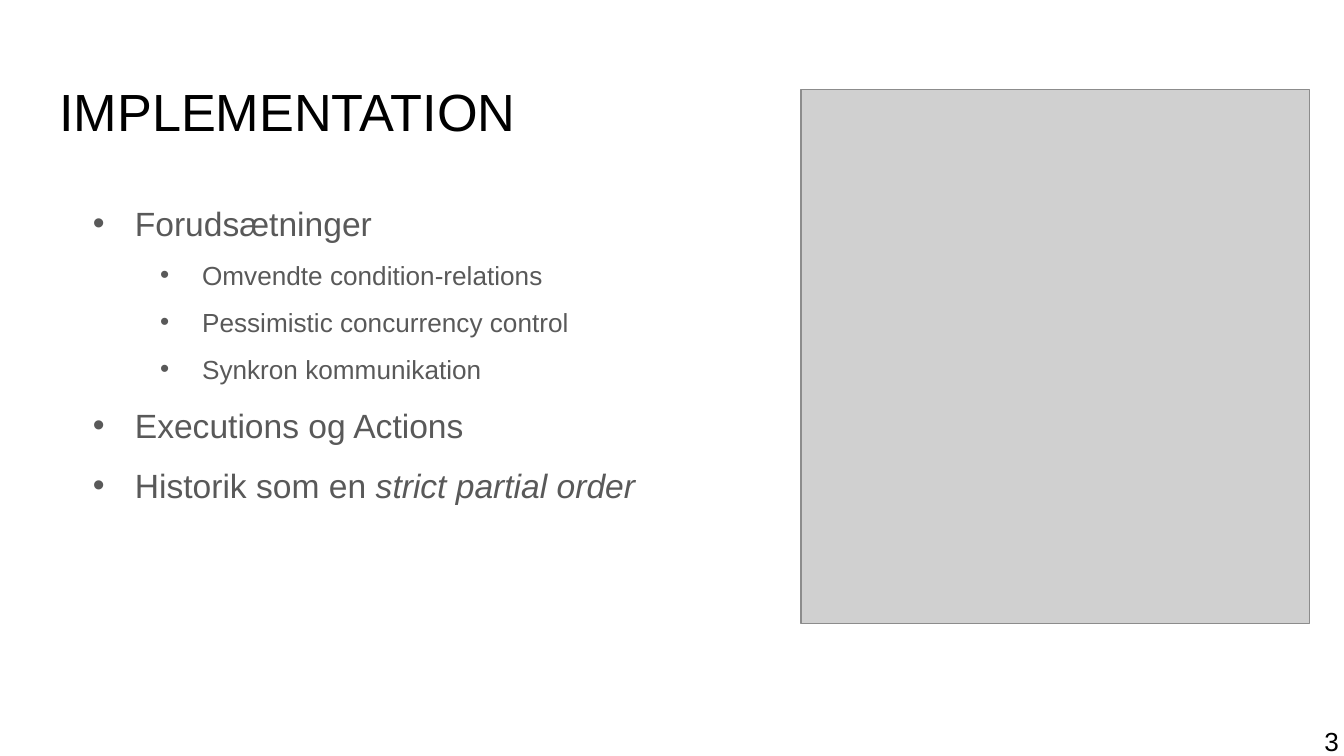
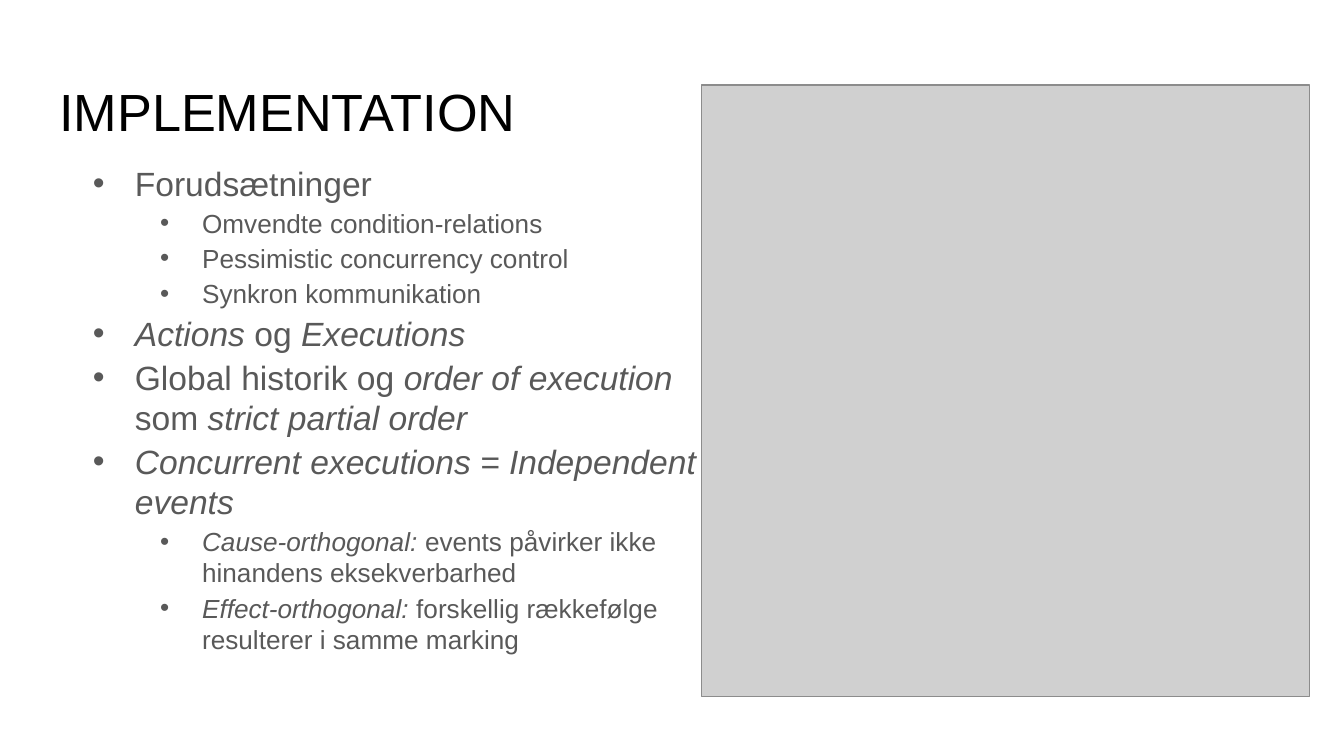
Before and after one commit to mikaellindemann/Distributed-Consensus, a slide deck: slide 4 of doc/Exam/Exam.pptx (slide 3 before the commit). Drawn at 1344x756 pixels with LibreOffice and Linux fonts; fonts in the diff are those of the drawing; grey boxes stand for pictures. Boxes give left, top, right and bottom in pixels: in the first picture for what was removed or moved away, otherwise in the second. Text is boxed around its words. In the diff, an @@ line names an element or a change of style, - is before the commit and + after.

```diff
--- a/doc/Exam/Exam.pptx
+++ b/doc/Exam/Exam.pptx
@@ picture: place and size @@
-picture at [801, 90, 1309, 624]
+picture at [702, 85, 1309, 696]
@@ text "Forudsætninger": place and size @@
-text "Forudsætninger" at [135, 211, 635, 504]
+text "Forudsætninger" at [135, 171, 696, 655]
@@ text at [135, 171, 569, 309]: line spacing 1.5 to 1; more space between paragraphs @@
@@ text at [135, 321, 696, 655]: text changed; size 18 to 14 pt; italic on @@
-• Executions og Actions
-• Historik som en strict partial order
+• Actions og Executions
+• Global historik og order of execution
+  som strict partial order
+• Concurrent executions = Independent
+  events
+  • Cause-orthogonal: events påvirker ikke
+    hinandens eksekverbarhed
+  • Effect-orthogonal: forskellig rækkefølge
+    resulterer i samme marking
@@ page number removed at [1324, 732, 1339, 752] @@
-3
```
Also in this commit, not shown: 11 other slides changed, 7 slides added, 4 slides removed, 2 other files.
